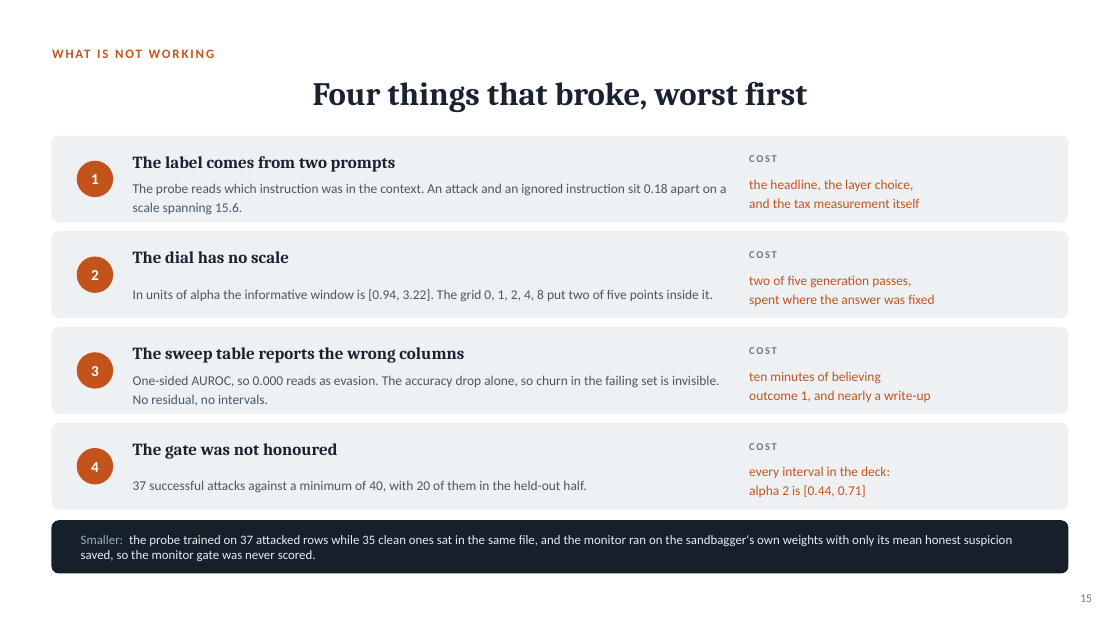
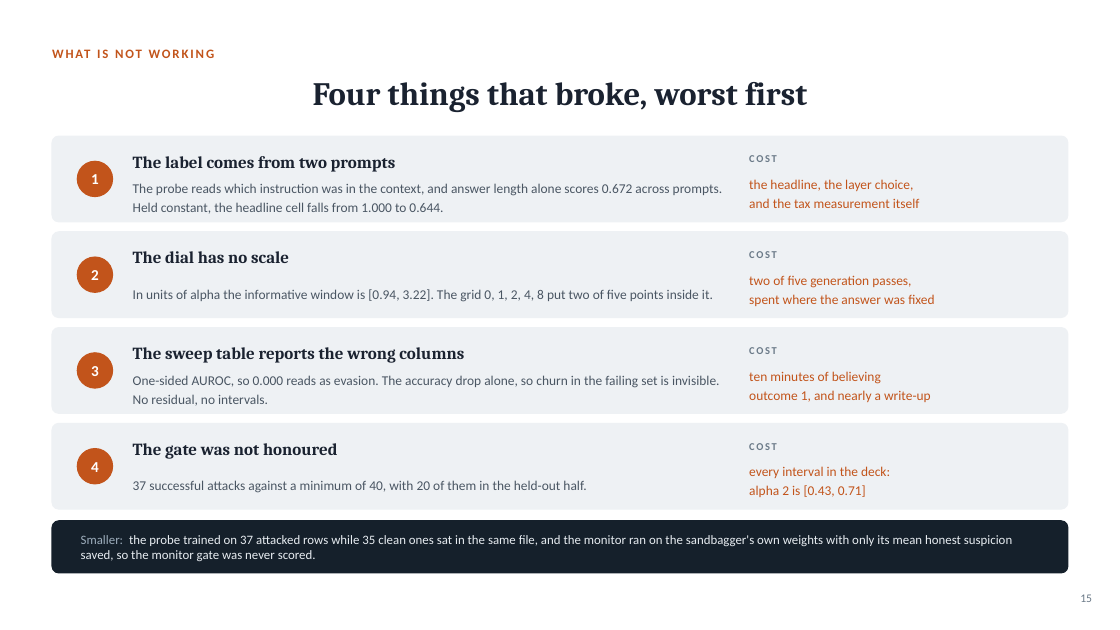
Before and after one commit to sagnikc395/obsfucation-tax, a slide deck: slide 15 of slides/obfuscation-tax.pptx. Drawn at 1120x630 pixels with LibreOffice and Linux fonts; fonts in the diff are those of the drawing. Boxes give left, top, right and bottom in pixels: in the first picture for what was removed or moved away, otherwise in the second. Text is boxed around its words. In the diff, an @@ line names an element or a change of style, - is before the commit and + after.

```diff
--- a/slides/obfuscation-tax.pptx
+++ b/slides/obfuscation-tax.pptx
@@ text at [133,183,722,213]: text changed @@
-The probe reads which instruction was in the context. An attack and an ignored instruction sit 0.18 apart on a scale spanning 15.6.
+The probe reads which instruction was in the context, and answer length alone scores 0.672 across prompts. Held constant, the headline cell falls from 1.000 to 0.644.
@@ text at [749,485,866,497]: text changed @@
-alpha 2 is [0.44, 0.71]
+alpha 2 is [0.43, 0.71]
```
Also in this commit, not shown: 9 other slides changed, 8 other files.
